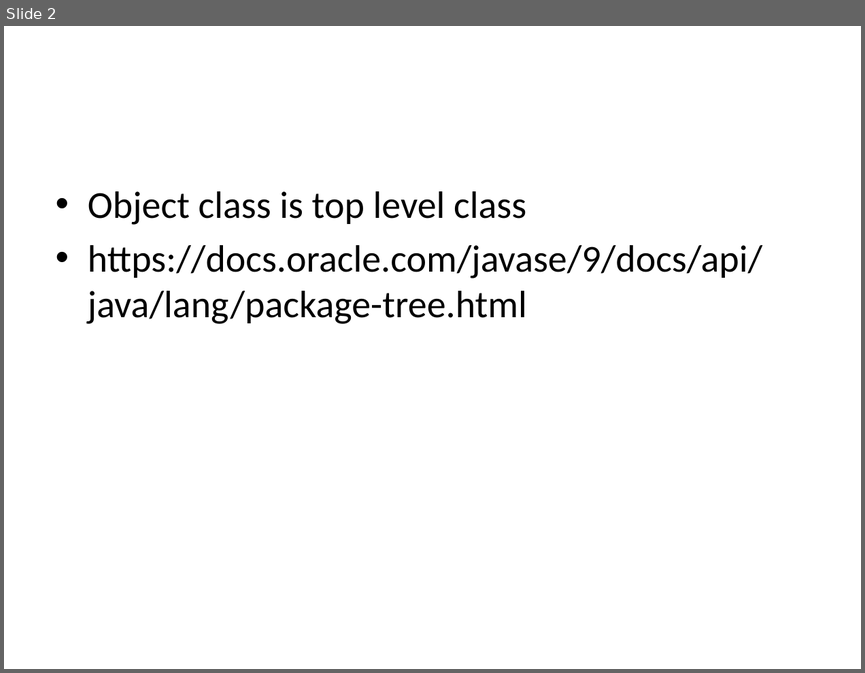
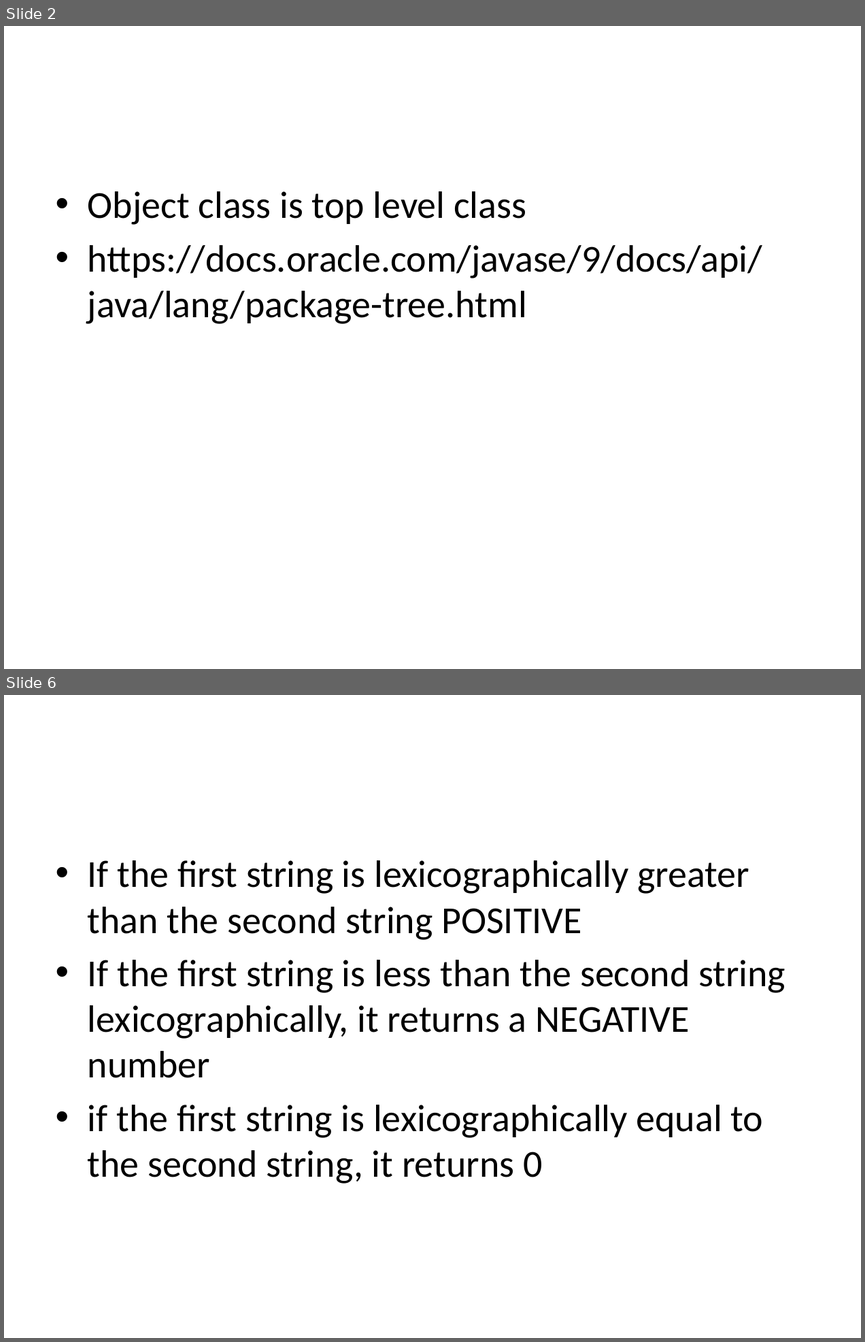
Before and after one commit to BesantJ2ee/Java_09_July_2022_10_30_Batch, a slide deck: PowerPoints/Modue_4/Using_PredefinedPackage_Other_Classes.pptx. Shown one above the other, each under a label of ours: slide 2 before the commit, slides 2 and 6 after it; the slides between them are not shown. The pictures are 865x673 and 865x1342 pixels, drawn with LibreOffice and Linux fonts; fonts in the diff are those of the drawing. Boxes give left, top, right and bottom in pixels: in the first picture for what was removed or moved away, otherwise in the second. Text is boxed around its words. In the diff, an @@ line names an element or a change of style, - is before the commit and + after.

```diff
--- a/PowerPoints/Modue_4/Using_PredefinedPackage_Other_Classes.pptx
+++ b/PowerPoints/Modue_4/Using_PredefinedPackage_Other_Classes.pptx
@@ slide 6 added at (4, 695, 861, 1338), background #FFFFFF @@
@@ text added at (88, 860, 785, 1183), 32 pt, text #000000 @@
+• If the first string is lexicographically greater than the second string POSITIVE
+• If the first string is less than the second string lexicographically, it returns a NEGATIVE number
+• if the first string is lexicographically equal to the second string, it returns 0
```
Also in this commit, not shown: 3 other slides added.
